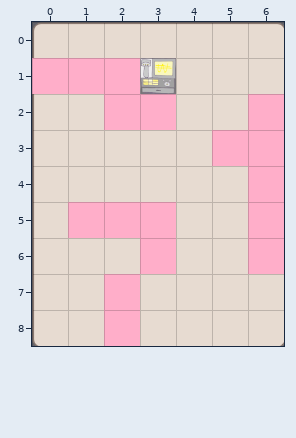
Tiled map -- HungryGame/proj.win32/map/45.tmx. The first picture shows the starting point.
Cells are 60x60 px. Shown: x 0..6, y 0..8.
After the commit:
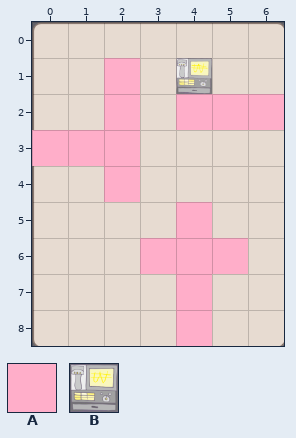
Key: from "metaset1": A 0; from "wall": B 0.
_ is an empty cell.
The edit:
Layer "wall":
The edit adds tile B in row 1 at x 4.
The author cleared the tile that lay hidden in row 1 at x 0 to 1; in row 2 at x 3; in row 3 at x 5 to 6; in row 4 at x 6; in row 5 at x 1 to 3 and 6; in row 6 at x 6.
The author cleared the tile that lay hidden in rows 7 to 8 at x 2.
The author cleared tile B in row 1 at x 3.
Layer "Items":
The edit adds tile A in row 2 at x 4 to 5; in row 3 at x 0 to 2; in row 4 at x 2; in row 5 at x 4; in row 6 at x 4 to 5; in rows 7 to 8 at x 4.
The author cleared tile A in row 1 at x 0 to 1; in row 2 at x 3; in row 3 at x 5 to 6; in row 4 at x 6; in row 5 at x 1 to 3 and 6; in row 6 at x 6.
The author cleared tile A in rows 7 to 8 at x 2.
